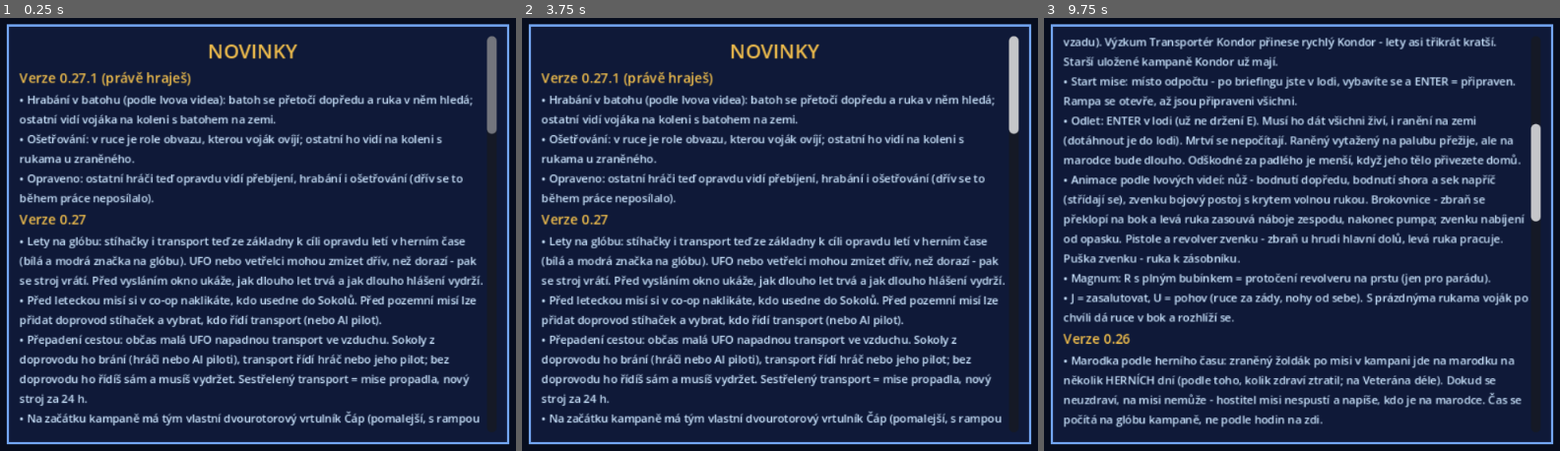
Above: before the commit, frames 1-3 (left to right).
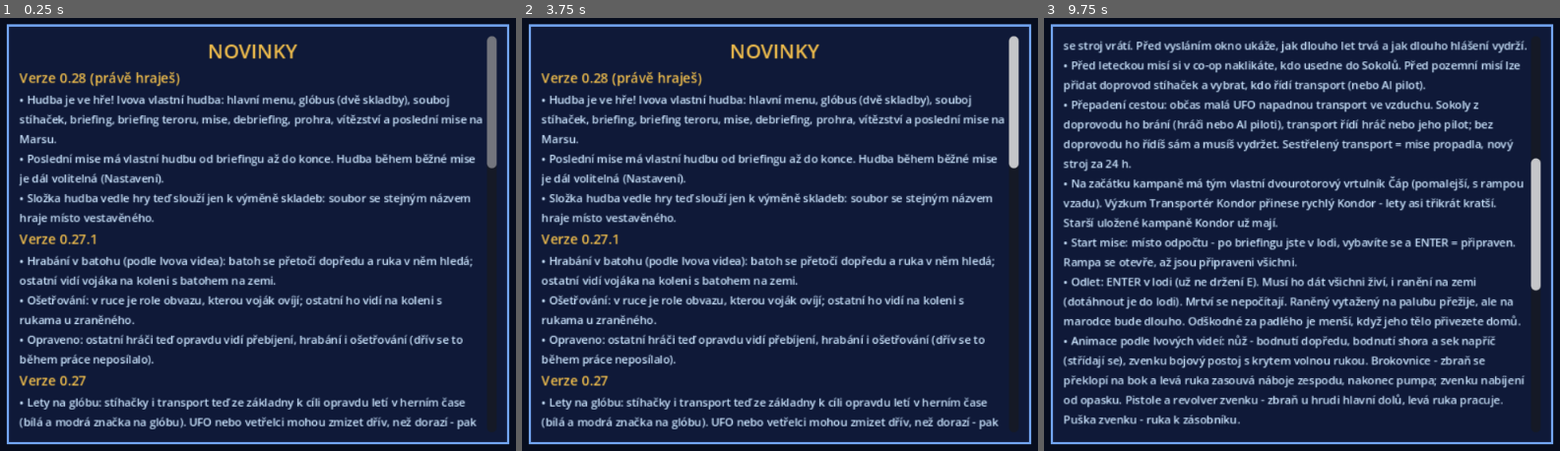
Above: after the commit, the same moments.

Repository: arielistelosbutch/Enemy-Beyond
Game: Godot game, scene res://scenes/Main.tscn
Two runs of this game, one before a commit and one after it. Both use one fixed random seed, a clock stepped at 60 frames per second and the inputs below.
Inputs (mouse positions are in pixels of both pictures, inside the frame that each line leads up to):
- Up to frame 1 (0.25 s): no input
- Up to frame 2 (3.75 s): tap Enter (ready) at 0.5, 2, 3.5 s; move the mouse to (955, 212) at 0.52 s; hold D (move_right) 0.53-1.25 s; hold E (use) 0.53-1.25 s; tap Q (swap) at 0.6 s; click (955, 212) at 0.67 s; tap Space (jump) at 0.77, 1.25, 2.75 s; drag from (620, 256) to (738, 325) at 1.27 s; move the mouse to (857, 139) at 2.02 s; hold D (move_right) 2.03-2.75 s; hold Right mouse button (aim) 2.03-2.75 s; tap E (use) at 2.3 s; drag from (738, 325) to (542, 169) at 2.77 s; move the mouse to (1017, 303) at 3.52 s; hold A (move_left) from 3.53 s (still down); hold E (use) from 3.53 s (still down); tap 3 (belt1) at 3.6 s
- Up to frame 3 (9.75 s): tap Space (jump) at 3.77, 4.25, 6.77 s; release A (move_left) at 4.25 s; release E (use) at 4.25 s; drag from (1064, 169) to (1183, 126) at 4.27 s; move the mouse to (1343, 234) at 5.02 s; hold S (move_back) 5.03-5.75 s; hold E (use) 5.03-5.75 s; tap 5 (belt3) at 5.1 s; click (1343, 234) at 5.17 s; drag from (1183, 126) to (1142, 256) at 5.77 s; move the mouse to (1477, 212) at 6.52 s; hold W (move_forward) 6.53-7.25 s; hold E (use) 6.53-7.25 s; tap C (crouch) at 6.6 s; drag from (1142, 256) to (1260, 325) at 7.27 s; move the mouse to (1379, 139) at 8.02 s; press the mouse at (1379, 139) at 8.03 s; hold S (move_back) 8.03-8.75 s; tap E (use) at 8.3 s; release the mouse at (1379, 139) at 8.75 s; drag from (1260, 325) to (1064, 169) at 8.77 s; move the mouse to (1539, 303) at 9.52 s; hold W (move_forward) from 9.53 s (still down); hold E (use) from 9.53 s (still down); tap F (flashlight) at 9.6 s; click (1539, 303) at 9.67 s

The runs differ from the first frame. In frame 1, 19% of the frame differs, in the area x 3-97%, y 12-95%; in frame 2, 19%; in frame 3, 28%, in the area x 3-97%, y 4-95%.

Commit message:
Enemy Beyond 0.28: vlastní hudba Iva Arielistelose Floreka ve hře
Co-Authored-By: Claude Opus 5.5 <noreply@anthropic.com>
Claude-Session: https://claude.ai/code/session_01EAk7UDZdciQuxvQV6RdKX6

Diff:
--- a/changelog.json
+++ b/changelog.json
@@ -1,4 +1,9 @@
 {
+ "0.28": [
+  "Hudba je ve hře! Ivova vlastní hudba: hlavní menu, glóbus (dvě skladby), souboj stíhaček, briefing, briefing teroru, mise, debriefing, prohra, vítězství a poslední mise na Marsu.",
+  "Poslední mise má vlastní hudbu od briefingu až do konce. Hudba během běžné mise je dál volitelná (Nastavení).",
+  "Složka hudba vedle hry teď slouží jen k výměně skladeb: soubor se stejným názvem hraje místo vestavěného."
+ ],
  "0.27.1": [
   "Hrabání v batohu (podle Ivova videa): batoh se přetočí dopředu a ruka v něm hledá; ostatní vidí vojáka na koleni s batohem na zemi.",
   "Ošetřování: v ruce je role obvazu, kterou voják ovíjí; ostatní ho vidí na koleni s rukama u zraněného.",
--- a/scripts/boot.gd
+++ b/scripts/boot.gd
@@ -8,7 +8,7 @@
 const UPDATE_PCK := "user://update.pck"
 const UPDATE_INFO := "user://update.json"
 ## The version built into this .exe (the update must be newer to be used).
-const BUILD_VERSION := "0.27"
+const BUILD_VERSION := "0.28"
 
 var update_version := ""
 
--- a/scripts/game.gd
+++ b/scripts/game.gd
@@ -2,8 +2,8 @@
 ## Enemy Beyond - global state: controls, the mercenary's profile, item rules,
 ## shared materials and sounds.
 
-const VERSION := "0.27.1 prototyp"
-const VERSION_NUM := "0.27.1"
+const VERSION := "0.28 prototyp"
+const VERSION_NUM := "0.28"
 
 # ---- items (like UFO: every item has weight; hands, belt and backpack hold them) ----
 const ITEMS := {
@@ -1134,7 +1134,18 @@
 		return ProjectSettings.globalize_path("res://hudba")
 	return OS.get_executable_path().get_base_dir().path_join("hudba")
 
+## A track: the player's own file in the "hudba" folder next to the game wins (so anyone can
+## swap a track), otherwise Ivo's music that comes with the game.
 func _music_stream(base: String) -> AudioStream:
+	var own := _music_file(base)
+	if own:
+		return own
+	var bundled := "res://assets/music/%s.mp3" % base
+	if ResourceLoader.exists(bundled):
+		return (load(bundled) as AudioStream).duplicate()
+	return null
+
+func _music_file(base: String) -> AudioStream:
 	for ext in ["ogg", "mp3", "wav"]:
 		var p := music_dir().path_join(base + "." + ext)
 		if not FileAccess.file_exists(p):
--- a/scripts/hud.gd
+++ b/scripts/hud.gd
@@ -149,7 +149,8 @@
 	_brief_bg.add_child(hint)
 	_brief_len = text.length()
 	_brief_t = 0.0
-	Game.play_music("terror_briefing" if Net.mission_params.get("type", "") == "terror" else "briefing", false)
+	var mt: String = Net.mission_params.get("type", "")
+	Game.play_music("final_mission" if mt == "mars" else ("terror_briefing" if mt == "terror" else "briefing"), mt == "mars")
 	inventory_open = true     # blocks the mercenary while the screen is black
 
 var _ready_lbl: Label
@@ -196,7 +197,10 @@
 	ready_total = total
 
 func brief_go() -> void:
-	Game.play_music("tactical" if Game.tactical_music else "")
+	if Net.mission_params.get("type", "") == "mars":
+		Game.play_music("final_mission")      # the last mission keeps its own music
+	else:
+		Game.play_music("tactical" if Game.tactical_music else "")
 
 func show_result(title: String, text: String) -> void:
 	Game.play_music("debriefing", false)
--- a/update/version.json
+++ b/update/version.json
@@ -1 +1 @@
-{"version": "0.27.1", "min_build": "0.13", "pck": "https://raw.githubusercontent.com/arielistelosbutch/Enemy-Beyond/main/update/enemy_beyond_0.27.1.pck", "zip": "https://github.com/arielistelosbutch/Enemy-Beyond/raw/main/hratelny-test/EnemyBeyond-0.27-windows.zip"}
+{"version": "0.28", "min_build": "0.13", "pck": "https://raw.githubusercontent.com/arielistelosbutch/Enemy-Beyond/main/update/enemy_beyond_0.28.pck", "zip": "https://github.com/arielistelosbutch/Enemy-Beyond/raw/main/hratelny-test/EnemyBeyond-0.28-windows.zip"}
Not shown, added: assets/music/briefing.mp3.import
Not shown, added: assets/music/briefing_teror.mp3.import
Not shown, added: assets/music/debriefing.mp3.import
Not shown, added: assets/music/globus_1.mp3.import
Not shown, added: assets/music/globus_2.mp3.import
Not shown, added: assets/music/hlavni_menu.mp3.import
Not shown, added: assets/music/konec_hry.mp3.import
Not shown, added: assets/music/mise.mp3.import
Not shown, added: assets/music/posledni_mise.mp3.import
Not shown, added: assets/music/stihacky.mp3.import
Not shown, added: assets/music/vitezstvi.mp3.import
Not shown, changed: hudba/CTI_ME.txt
(and 15 more such lines)
